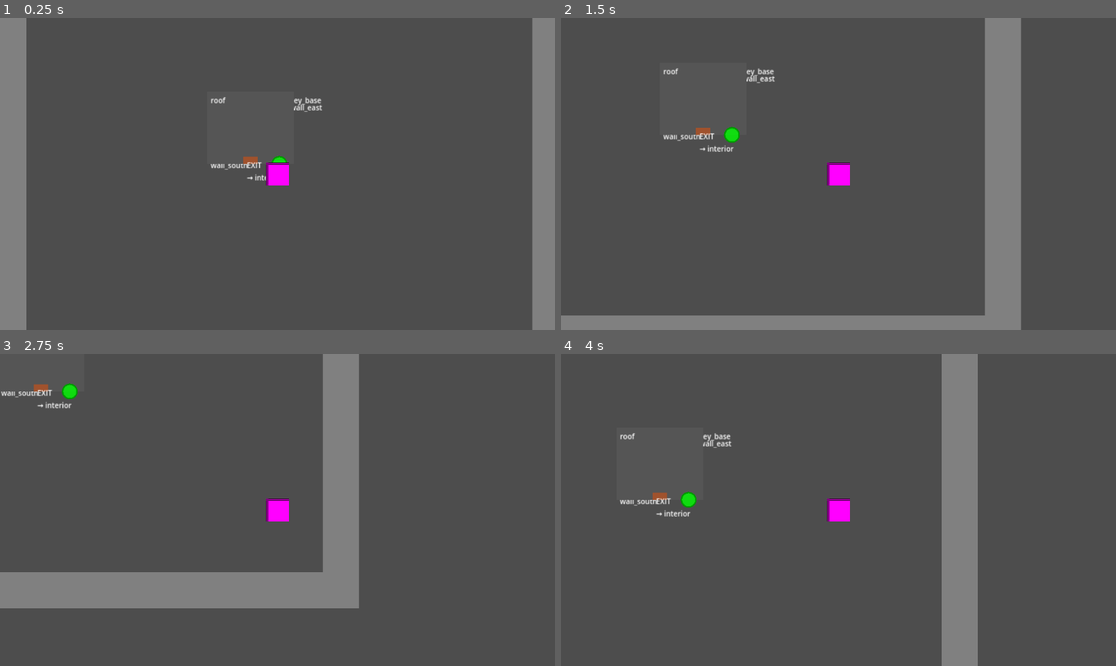
Above: before the commit, frames 1-4 (two rows, left to right).
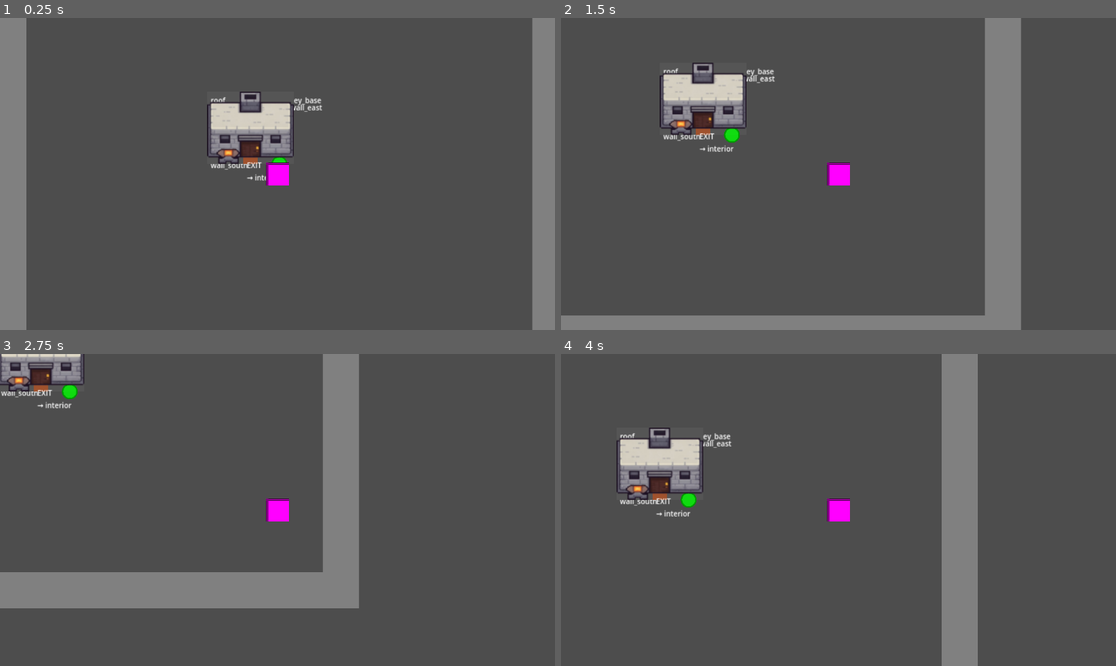
Above: after the commit, the same moments.

Repository: RomainMechain/Arthesia-Test-V2
Game: Godot game, scene res://viewer/ZoneViewer.tscn
Two runs of this game, one before a commit and one after it. Both use one fixed random seed, a clock stepped at 60 frames per second and the inputs below. The project has no main scene, so this scene is started directly.
Inputs:
- Up to frame 1 (0.25 s): no input
- Up to frame 2 (1.5 s): tap Enter at 0.5 s; hold Right (ui_right) 0.53-1.28 s; hold Down (ui_down) from 1.28 s (still down)
- Up to frame 3 (2.75 s): release Down (ui_down) at 2.03 s; hold Right (ui_right) from 2.03 s (still down)
- Up to frame 4 (4 s): release Right (ui_right) at 2.78 s; hold Up (ui_up) 2.78-3.53 s; hold Left (ui_left) from 3.53 s (still down)

The runs differ from the first frame. In frame 1, 2.6% of the frame differs, in the area x 37-53%, y 23-47%; in frame 2, 2.6%, in the area x 17-34%, y 14-38%; in frame 3, 1.3%; in frame 4, 2.6%.

Commit message:
Affichage des sprites des prefabs

Diff:
--- a/core/data/PrefabData.gd
+++ b/core/data/PrefabData.gd
@@ -27,6 +27,13 @@
 @export var anchor_point: Vector2 = Vector2.ZERO
 
 # =============================================================================
+# VISUEL
+# =============================================================================
+
+## Configuration visuelle (optionnel)
+@export var visual_config: Dictionary = {}
+
+# =============================================================================
 # ÉLÉMENTS
 # =============================================================================
 
@@ -44,6 +51,7 @@
 		"name": name,
 		"size": [size.x, size.y],
 		"anchor_point": [anchor_point.x, anchor_point.y],
+		"visual_config": visual_config,
 		"elements": elements.map(func(e): return e.to_dict())
 	}
 
@@ -60,6 +68,8 @@
 	var ap = data.get("anchor_point", [0, 0])
 	prefab.anchor_point = Vector2(ap[0], ap[1])
 
+	prefab.visual_config = data.get("visual_config", {})
+
 	# Charger les éléments
 	for element_data in data.get("elements", []):
 		var element = ZoneData._create_element_from_dict(element_data)
--- a/core/loaders/PrefabLoader.gd
+++ b/core/loaders/PrefabLoader.gd
@@ -51,31 +51,69 @@
 
 	return PrefabData.from_dict(json.data)
 
-## Instancier un prefab (retourne les éléments avec positions ajustées)
-static func instantiate_prefab(prefab: PrefabData, position: Vector2) -> Array[ZoneElement]:
+## Instancier un prefab (retourne un dictionnaire avec éléments + sprite)
+
+static func instantiate_prefab(prefab: PrefabData, position: Vector2) -> Dictionary:
+	var result = {
+		"elements": [],
+		"sprite_node": null
+	}
+
+	# DEBUG
+	print("🔍 DEBUG instantiate_prefab:")
+	print("  - prefab_id: %s" % prefab.prefab_id)
+	print("  - visual_config vide? %s" % prefab.visual_config.is_empty())
+	print("  - visual_config: %s" % prefab.visual_config)
+
+	# Créer le sprite si le prefab a une config visuelle
+	if not prefab.visual_config.is_empty() and prefab.visual_config.has("sprite_path"):
+		var sprite_path = prefab.visual_config.get("sprite_path", "")
+
+		if sprite_path != "" and FileAccess.file_exists(sprite_path):
+			print("  🎨 Création du sprite...")
+			var sprite = Sprite2D.new()
+			sprite.texture = load(sprite_path)
+
+			# GARDER centered = true (défaut) et ajuster la position
+			sprite.centered = true
+
+			# Position au CENTRE du prefab (pas au coin)
+			var prefab_size = prefab.size
+			sprite.position = position + (prefab_size / 2)
+
+			# Appliquer offset si présent
+			if prefab.visual_config.has("sprite_offset"):
+				var offset = prefab.visual_config.sprite_offset
+				if offset is Array and offset.size() == 2:
+					sprite.position += Vector2(offset[0], offset[1])
+
+			# Appliquer z_index si présent
+			if prefab.visual_config.has("z_index"):
+				sprite.z_index = prefab.visual_config.z_index
+
+			result.sprite_node = sprite
+			print("  ✅ Sprite créé (centré sur prefab)")
+
+	# Créer les éléments (collisions)
 	var instances: Array[ZoneElement] = []
-
 	for element in prefab.elements:
-		# Créer une copie de l'élément
 		var element_copy = duplicate_element(element)
-
-		# Ajuster la position
 		element_copy.position += position
-
 		instances.append(element_copy)
 
-	return instances
+	result.elements = instances
+	return result
 
 ## Dupliquer un élément (pour éviter de modifier l'original)
 static func duplicate_element(element: ZoneElement) -> ZoneElement:
 	var dict = element.to_dict()
 	return ZoneData._create_element_from_dict(dict)
 
-## Charger et instancier une PrefabInstance
-static func load_and_instantiate(instance: PrefabInstance) -> Array[ZoneElement]:
+## Charger et instancier une PrefabInstance (VERSION AVEC SPRITE)
+static func load_and_instantiate(instance: PrefabInstance) -> Dictionary:
 	var prefab = load_prefab(instance.prefab_id)
 	if prefab == null:
-		return []
+		return {"elements": [], "sprite_node": null}
 
 	return instantiate_prefab(prefab, instance.position)
 
--- a/core/loaders/ZoneLoader.gd
+++ b/core/loaders/ZoneLoader.gd
@@ -31,8 +31,21 @@
 	var zone = ZoneData.from_dict(data)
 
 	# Charger et instancier les prefabs
+	var sprite_nodes = []  # Stocker les sprites à part
+
 	for prefab_instance in zone.prefab_instances:
-		var prefab_elements = PrefabLoader.load_and_instantiate(prefab_instance)
-		zone.elements.append_array(prefab_elements)
+		var result = PrefabLoader.load_and_instantiate(prefab_instance)
+
+		# Ajouter les éléments de collision
+		if result.has("elements"):
+			zone.elements.append_array(result.elements)
+
+		# Stocker le sprite pour l'afficher plus tard
+		if result.has("sprite_node") and result.sprite_node != null:
+			sprite_nodes.append(result.sprite_node)
+
+	# Stocker les sprites dans les métadonnées de la zone
+	if sprite_nodes.size() > 0:
+		zone.set_meta("sprite_nodes", sprite_nodes)
 
 	return zone
--- a/viewer/ZoneViewer.gd
+++ b/viewer/ZoneViewer.gd
@@ -81,6 +81,12 @@
 	# Dessiner les spawn points
 	for spawn_name in zone.spawn_points:
 		draw_spawn_point(spawn_name, zone.spawn_points[spawn_name])
+
+	# NOUVEAU : Afficher les sprites des prefabs
+	if zone.has_meta("sprite_nodes"):
+		for sprite in zone.get_meta("sprite_nodes"):
+			draw_area.add_child(sprite)
+			print("✅ Sprite affiché : %s" % sprite.texture.resource_path)
 
 func draw_wall(wall: WallElement):
 	# Créer un StaticBody2D pour la collision
Binary file added: assets/buildings/forge_stone_medium_01.png
Not shown, changed: assets/buildings/forge_stone_medium_01.png.import
Binary file removed: assets/buildings/forge_stone_medium_01.png.png
